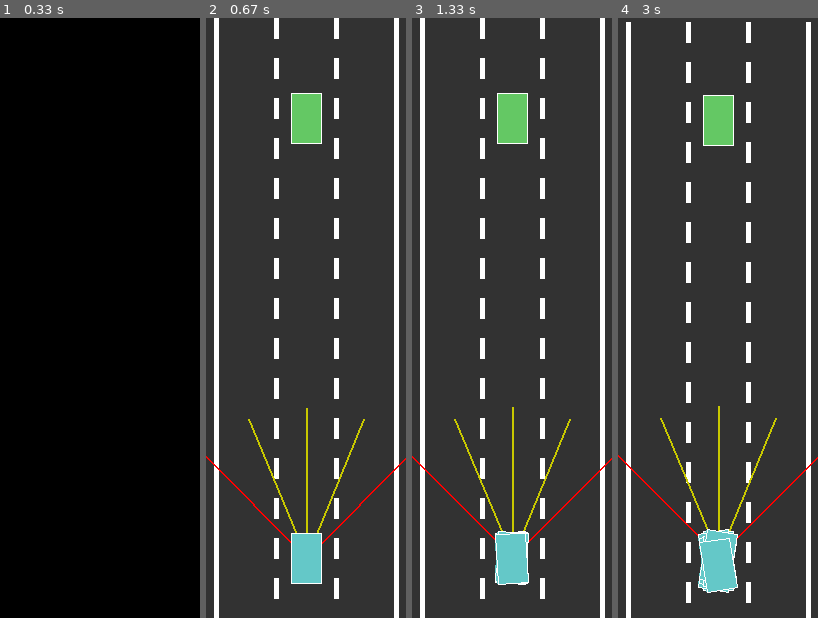
Above: before the commit, frames 1-4 (left to right).
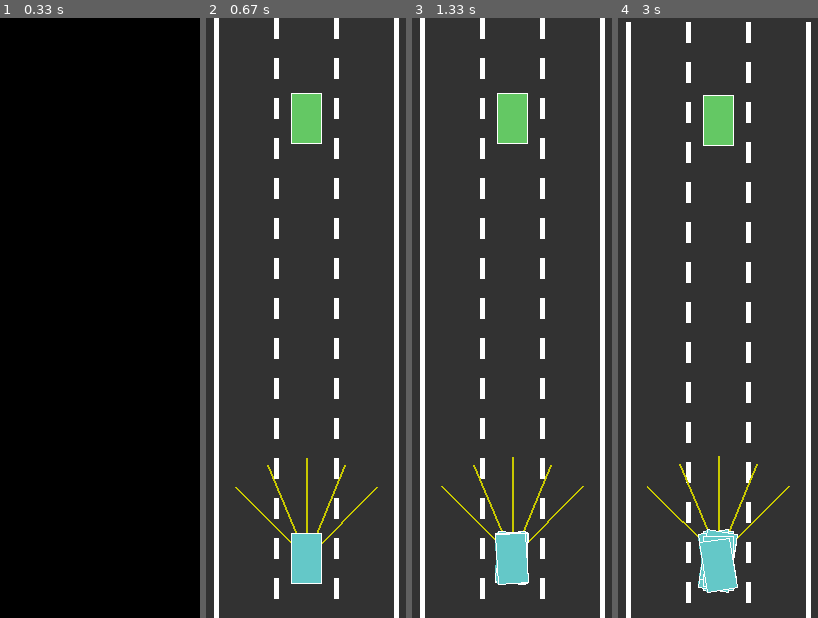
Above: after the commit, the same moments.

Repository: kc-raahi/self-driving-car-sim
Game: pygame game, started from car.py
Same seed, same stepped clock (60 frames per second), same inputs: the game is played once before the commit and once after it.
Inputs:
- Up to frame 1 (0.33 s): no input
- Up to frame 2 (0.67 s): no input
- Up to frame 3 (1.33 s): no input
- Up to frame 4 (3 s): no input

Frame 1 is identical in both runs. In frame 2, 0.6% of the frame differs, in the area x 0-100%, y 65-88%; in frame 3, 0.6%; in frame 4, 0.7%, in the area x 0-100%, y 64-95%.

Commit message:
20230725 - tune NN

Diff:
--- a/car.py
+++ b/car.py
@@ -51,7 +51,8 @@
         for side in sides:
             if compute_intersection(ray_start_pt, ray_end_pt, side[0], side[1]) is not None:
                 x, y = compute_intersection(ray_start_pt, ray_end_pt, side[0], side[1])
-                return x, y, math.sqrt(math.pow(car.x - x, 2) + math.pow(car.y - y, 2)) / length
+                offset = math.sqrt(math.pow(car.x - x, 2) + math.pow(car.y - y, 2)) / length
+                return x, y, offset
 
     # check if ray intersects the sides
     left_intersection = ray_end_pt[0] < 0
@@ -60,13 +61,15 @@
     if left_intersection:
         y = my_driver.x * math.tan(angle)
         stop("get_ray_intersection")
-        return 0, my_driver.y - y, math.sqrt(math.pow(my_driver.x, 2) + math.pow(y, 2))
+        offset = math.sqrt(math.pow(my_driver.x, 2) + math.pow(y, 2)) / length
+        return 0, my_driver.y - y, offset
 
     if right_intersection:
         x = SCREEN_WIDTH - my_driver.x
         y = x * math.tan(angle)
         stop("get_ray_intersection")
-        return SCREEN_WIDTH, my_driver.y - y, math.sqrt(math.pow(x, 2) + math.pow(y, 2))
+        offset = math.sqrt(math.pow(x, 2) + math.pow(y, 2)) / length
+        return SCREEN_WIDTH, my_driver.y - y, offset
 
     stop("get_ray_intersection")
     return None
@@ -199,7 +202,7 @@
     for i in range(n):
         cars.append(Car(my_road.get_lane_center(int(my_road.lane_count / 2)), SCREEN_HEIGHT * 0.9))
         if nn is not None and i != 0:
-            cars[i].brain = nn_mutate(nn, 0.1)
+            cars[i].brain = nn_mutate(nn, 0.2)
 
     return cars
 
@@ -360,7 +363,8 @@
         if self.right:
             theta = -1.5
         flip = 1 if self.speed <= 0 else -1
-        self.angle += theta * flip
+        if self.speed != 0:
+            self.angle += theta * flip
 
 
 class Line:
@@ -372,7 +376,7 @@
 
 class Sensor:
 
-    def __init__(self, car, num_rays=5, ray_len=150, ray_spread=math.pi / 2):
+    def __init__(self, car, num_rays=5, ray_len=100, ray_spread=math.pi / 2):
         self.car = car
         self.num_rays = num_rays
         self.ray_len = ray_len
@@ -515,10 +519,14 @@
                 start("assess_damage")
                 d.alive = d.assess_damage(road)
                 stop("assess_damage")
-                d.up = d.dirs[0]
-                d.left = d.dirs[1]
-                d.right = d.dirs[2]
-                d.down = d.dirs[3]
+                if d.dirs[0]:
+                    d.forward()
+                if d.dirs[1]:
+                    d.turn_left()
+                if d.dirs[2]:
+                    d.turn_right()
+                if d.dirs[3]:
+                    d.backward()
 
             drivers[pci].primary = False
             start("update")
